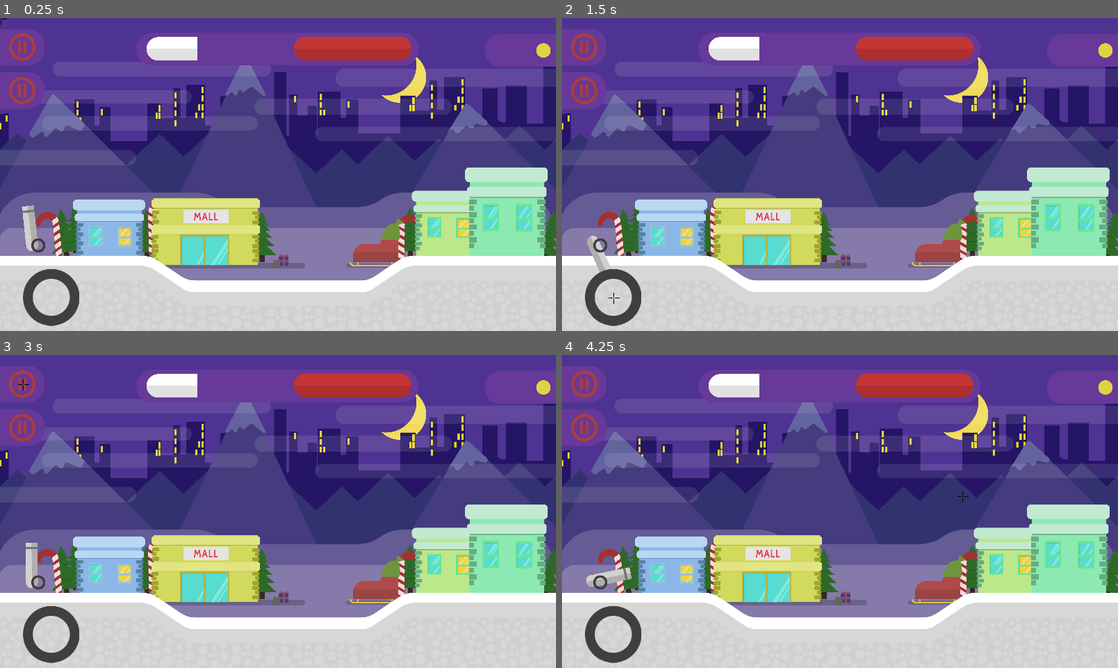
Above: before the commit, frames 1-4 (two rows, left to right).
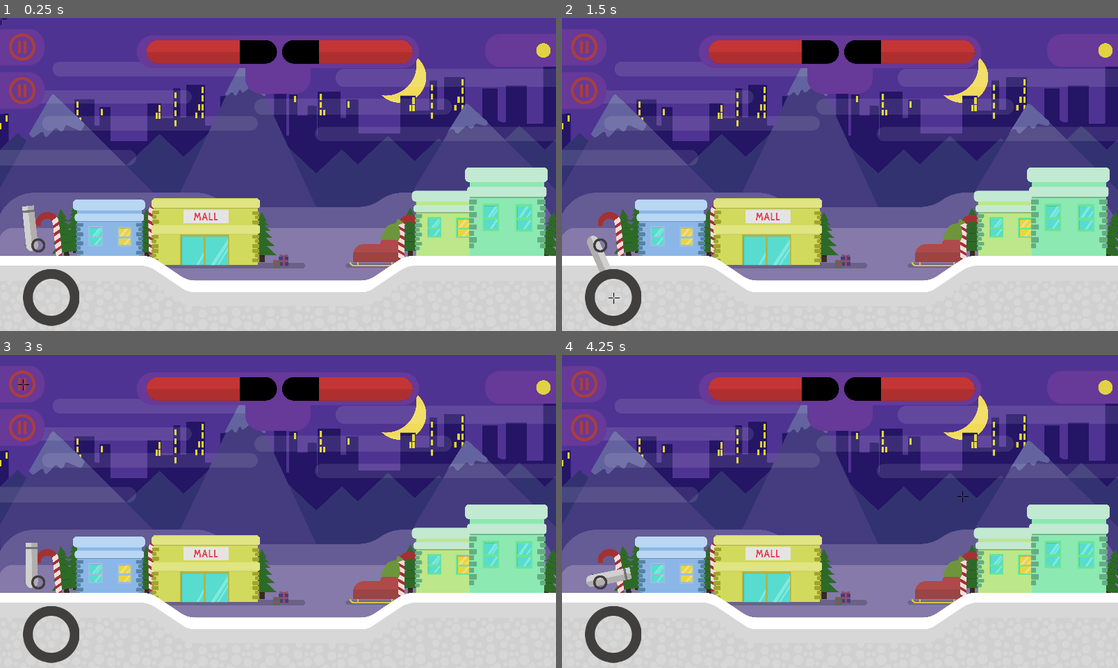
Above: after the commit, the same moments.

Repository: Stelmashov/SnowFlakes
Game: Godot game, scene res://src/world/World.tscn
The game is run twice, just before and just after one commit, with the same random seed, the same clock (stepped at 60 frames per second) and the same inputs.
Inputs (mouse positions are in pixels of both pictures, inside the frame that each line leads up to):
- Up to frame 1 (0.25 s): no input
- Up to frame 2 (1.5 s): click "20" at 0.5 s; click "20" at 1.25 s
- Up to frame 3 (3 s): click "20" at 2 s; click (22, 383) at 2.75 s
- Up to frame 4 (4.25 s): tap Enter at 3.5 s; move the mouse to (962, 495) at 3.52 s; press the mouse at (962, 495) at 3.53 s

The runs differ from the first frame. In frame 1, 3.0% of the frame differs, in the area x 26-76%, y 6-25%; in frame 2, 3.0%; in frame 3, 3.0%; in frame 4, 3.0%.

Commit message:
hud fixes

Diff:
--- a/project/src/Scene/Pause_button.tscn
+++ b/project/src/Scene/Pause_button.tscn
@@ -1,16 +1,17 @@
-[gd_scene load_steps=14 format=2]
+[gd_scene load_steps=15 format=2]
 
 [ext_resource path="res://src/Scripts/Pause_button.gd" type="Script" id=1]
 [ext_resource path="res://Assets/Menu_bar.png" type="Texture" id=2]
 [ext_resource path="res://src/Scripts/Exit_button.gd" type="Script" id=3]
 [ext_resource path="res://Assets/Coin_bar.png" type="Texture" id=4]
-[ext_resource path="res://Assets/background_HP_bar@2x.png" type="Texture" id=5]
-[ext_resource path="res://Assets/white_hp@2x.png" type="Texture" id=6]
+[ext_resource path="res://assets/hp_bar@2x.png" type="Texture" id=5]
+[ext_resource path="res://src/Utility/Timer/TimerLabel.tscn" type="PackedScene" id=6]
 [ext_resource path="res://src/Scene/money.gd" type="Script" id=7]
 [ext_resource path="res://assets/cabin-condensed-bold.ttf" type="DynamicFontData" id=8]
 [ext_resource path="res://assets/white_hp@2x.png" type="Texture" id=9]
 [ext_resource path="res://assets/wheel.png" type="Texture" id=10]
 [ext_resource path="res://src/Scene/money_upgrade.gd" type="Script" id=11]
+[ext_resource path="res://assets/black_hp@2x.png" type="Texture" id=12]
 
 [sub_resource type="DynamicFont" id=1]
 size = 100
@@ -21,6 +22,12 @@
 font_data = ExtResource( 8 )
 
 [node name="Button" type="Node2D"]
+z_index = 6
+
+[node name="Label" parent="." instance=ExtResource( 6 )]
+
+[node name="seconds" parent="Label" index="0"]
+autostart = true
 
 [node name="Pause_button" type="TextureButton" parent="."]
 pause_mode = 2
@@ -67,33 +74,38 @@
 }
 
 [node name="background_HP_bar2x" type="Sprite" parent="."]
-position = Vector2( 640, 70 )
+position = Vector2( 640, 110 )
 scale = Vector2( 0.3, 0.3 )
+z_index = 2
+z_as_relative = false
 texture = ExtResource( 5 )
 
 [node name="TextureProgress" type="TextureProgress" parent="background_HP_bar2x"]
 margin_left = -1051.94
-margin_top = -110.119
+margin_top = -220.238
 margin_right = 29.0627
-margin_bottom = 115.881
-value = 40.0
+margin_bottom = 5.76196
+value = 70.0
+texture_under = ExtResource( 12 )
 texture_progress = ExtResource( 9 )
+tint_progress = Color( 0.772549, 0.211765, 0.211765, 1 )
 __meta__ = {
 "_edit_use_anchors_": false
 }
 
-[node name="white_hp2x" type="Sprite" parent="background_HP_bar2x"]
-visible = false
-modulate = Color( 0.772549, 0.211765, 0.211765, 1 )
-position = Vector2( -580, 0 )
-scale = Vector2( 0.9, 1 )
-texture = ExtResource( 6 )
-
-[node name="white_hp2x2" type="Sprite" parent="background_HP_bar2x"]
-modulate = Color( 0.772549, 0.211765, 0.211765, 1 )
-position = Vector2( 570, 0 )
-scale = Vector2( 0.9, 1 )
-texture = ExtResource( 6 )
+[node name="TextureProgress2" type="TextureProgress" parent="background_HP_bar2x"]
+margin_left = -10.5291
+margin_top = -220.238
+margin_right = 1070.47
+margin_bottom = 5.76196
+value = 70.0
+texture_under = ExtResource( 12 )
+texture_progress = ExtResource( 9 )
+fill_mode = 1
+tint_progress = Color( 0.772549, 0.211765, 0.211765, 1 )
+__meta__ = {
+"_edit_use_anchors_": false
+}
 
 [node name="TextureButton" type="TextureButton" parent="."]
 margin_left = 78.0
@@ -117,3 +129,5 @@
 __meta__ = {
 "_edit_use_anchors_": false
 }
+
+[editable path="Label"]
--- a/project/src/Timer.tscn
+++ /dev/null
@@ -1,3 +0,0 @@
-[gd_scene format=2]
-
-[node name="Timer" type="Timer"]
--- /dev/null
+++ b/project/src/Utility/Timer/TimerLabel.gd
@@ -0,0 +1,23 @@
+extends Label
+
+
+var seconds = 0
+var minutes = 0
+
+
+func _process(delta):
+	if seconds > 59:
+		minutes += 1
+		seconds = 0
+
+	if seconds <= 9 and minutes <=9:
+		set_text("0"+str(minutes)+":0"+str(seconds))
+	elif seconds <= 9 and minutes > 9:
+		set_text(str(minutes)+":0"+str(seconds))
+	elif seconds > 9 and minutes <= 9:
+		set_text("0"+str(minutes)+":"+str(seconds))
+	else:
+		set_text(str(minutes)+":"+str(seconds))
+
+func _on_seconds_timeout():
+	seconds +=1
--- /dev/null
+++ b/project/src/Utility/Timer/TimerLabel.tscn
@@ -0,0 +1,26 @@
+[gd_scene load_steps=4 format=2]
+
+[ext_resource path="res://src/Utility/Timer/TimerLabel.gd" type="Script" id=1]
+[ext_resource path="res://assets/cabin-condensed-bold.ttf" type="DynamicFontData" id=2]
+
+
+
+[sub_resource type="DynamicFont" id=3]
+size = 40
+font_data = ExtResource( 2 )
+
+[node name="Label" type="Label"]
+margin_left = 569.0
+margin_top = 118.0
+margin_right = 710.0
+margin_bottom = 169.0
+custom_fonts/font = SubResource( 3 )
+align = 1
+valign = 1
+script = ExtResource( 1 )
+__meta__ = {
+"_edit_use_anchors_": false
+}
+
+[node name="seconds" type="Timer" parent="."]
+[connection signal="timeout" from="seconds" to="." method="_on_seconds_timeout"]
--- a/project/src/Utility/Timer/timer.gd
+++ /dev/null
@@ -1,24 +0,0 @@
-extends RichTextLabel
-
-var seconds = 0
-var minutes = 0
-var hours = 0
-
-func _process(delta):
-	if seconds > 59:
-		minutes += 1
-		seconds = 0
-	if minutes > 59:
-		hours+= 1
-		minutes= 0
-	if seconds <= 9 and minutes <=9:
-		set_text(str(hours)+":0"+str(minutes)+":0"+str(seconds))
-	elif seconds <= 9 and minutes > 9:
-		set_text(str(hours)+":"+str(minutes)+":0"+str(seconds))
-	elif seconds > 9 and minutes <= 9:
-		set_text(str(hours)+":0"+str(minutes)+":"+str(seconds))
-	else:
-		set_text(str(hours)+":"+str(minutes)+":"+str(seconds))
-
-func _on_seconds_timeout():
-	seconds +=1
--- a/project/src/Utility/Timer/timer.tscn
+++ /dev/null
@@ -1,26 +0,0 @@
-[gd_scene load_steps=4 format=2]
-
-[ext_resource path="res://src/Utility/Timer/timer.gd" type="Script" id=1]
-
-[sub_resource type="DynamicFontData" id=1]
-font_path = "res://Assets/cabin-condensed-bold.ttf"
-
-[sub_resource type="DynamicFont" id=2]
-size = 60
-font_data = SubResource( 1 )
-
-[node name="RichTextLabel" type="RichTextLabel"]
-anchor_left = 0.5
-anchor_right = 0.5
-margin_left = -640.0
-margin_right = -347.0
-margin_bottom = 112.0
-custom_fonts/mono_font = SubResource( 2 )
-script = ExtResource( 1 )
-__meta__ = {
-"_edit_use_anchors_": false
-}
-
-[node name="seconds" type="Timer" parent="."]
-autostart = true
-[connection signal="timeout" from="seconds" to="." method="_on_seconds_timeout"]
--- a/project/src/world/World.tscn
+++ b/project/src/world/World.tscn
@@ -1,18 +1,12 @@
-[gd_scene load_steps=11 format=2]
+[gd_scene load_steps=8 format=2]
 
 [ext_resource path="res://Assets/Background.png" type="Texture" id=1]
 [ext_resource path="res://Assets/Floor.png" type="Texture" id=2]
-[ext_resource path="res://src/Utility/Timer/timer.tscn" type="PackedScene" id=3]
-[ext_resource path="res://assets/cabin-condensed-bold.ttf" type="DynamicFontData" id=4]
 [ext_resource path="res://src/Scene/Pause_button.tscn" type="PackedScene" id=5]
 [ext_resource path="res://src/cannon/Cannon.tscn" type="PackedScene" id=6]
 [ext_resource path="res://src/cannon/crosshair.gd" type="Script" id=7]
 [ext_resource path="res://Assets/cross-shaped-target.png" type="Texture" id=8]
 [ext_resource path="res://src/world/World.gd" type="Script" id=10]
-
-[sub_resource type="DynamicFont" id=1]
-size = 40
-font_data = ExtResource( 4 )
 
 [node name="World" type="Node2D"]
 script = ExtResource( 10 )
@@ -47,13 +41,6 @@
 position = Vector2( 640, 360 )
 z_index = 4
 
-[node name="RichTextLabel" parent="Camera2D" instance=ExtResource( 3 )]
-margin_left = -37.6776
-margin_top = -252.018
-margin_right = 205.322
-margin_bottom = -190.018
-custom_fonts/normal_font = SubResource( 1 )
-
 [node name="Button" parent="." instance=ExtResource( 5 )]
 z_index = 3
 
Binary file removed: project/Assets/Coin_button@2x.png
Not shown, removed: project/Assets/Coin_button@2x.png.import
Binary file removed: project/Assets/HP_bar.png
Not shown, removed: project/Assets/HP_bar.png.import
Binary file removed: project/Assets/Invisible_hp_bar@2x.png
Not shown, removed: project/Assets/Invisible_hp_bar@2x.png.import
Binary file removed: project/Assets/Present_button@2x.png
Not shown, removed: project/Assets/Present_button@2x.png.import
Binary file removed: project/Assets/Protect_button@2x.png
Not shown, removed: project/Assets/Protect_button@2x.png.import
Binary file removed: project/Assets/White_HP_bar@2x.png
Not shown, removed: project/Assets/White_HP_bar@2x.png.import
